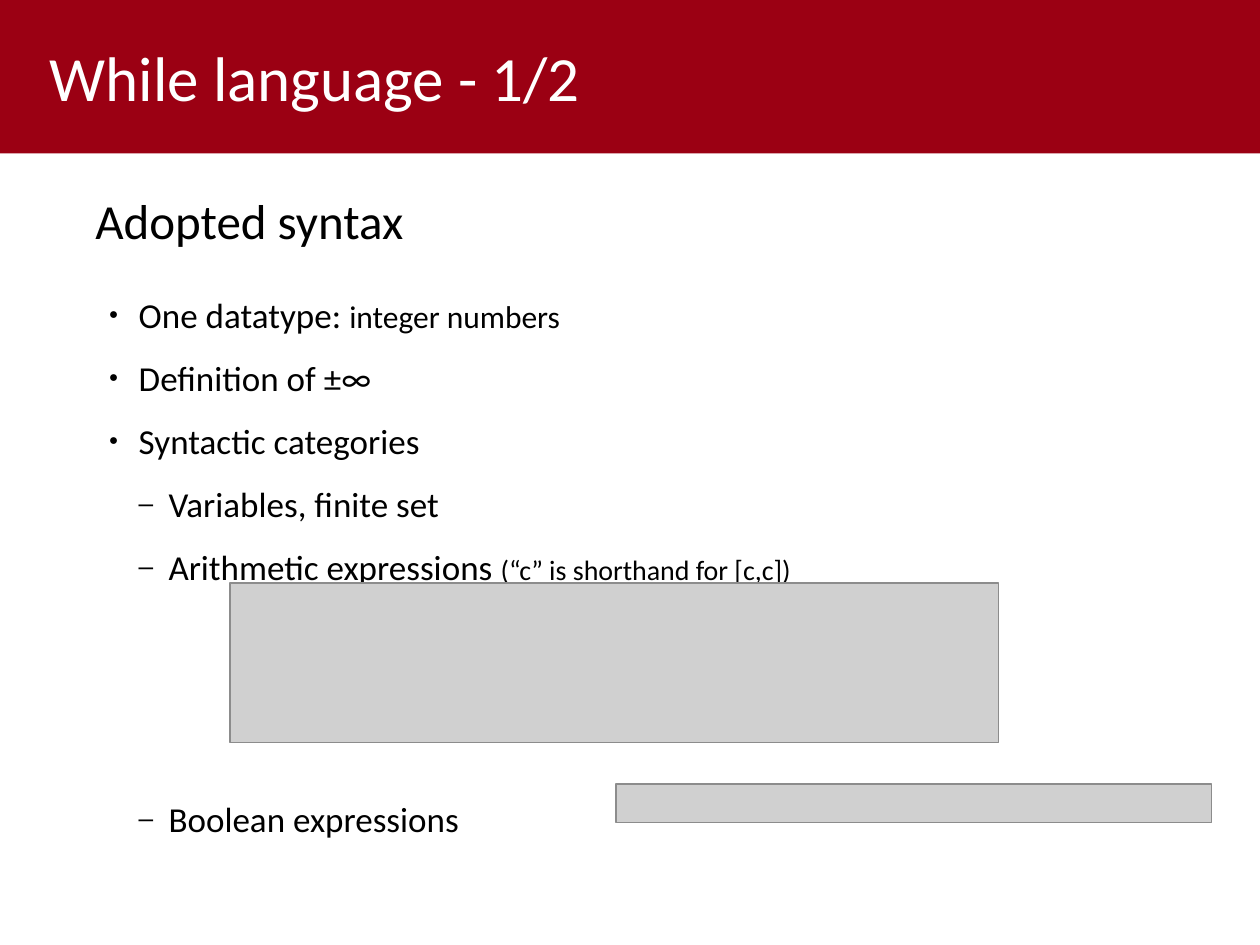
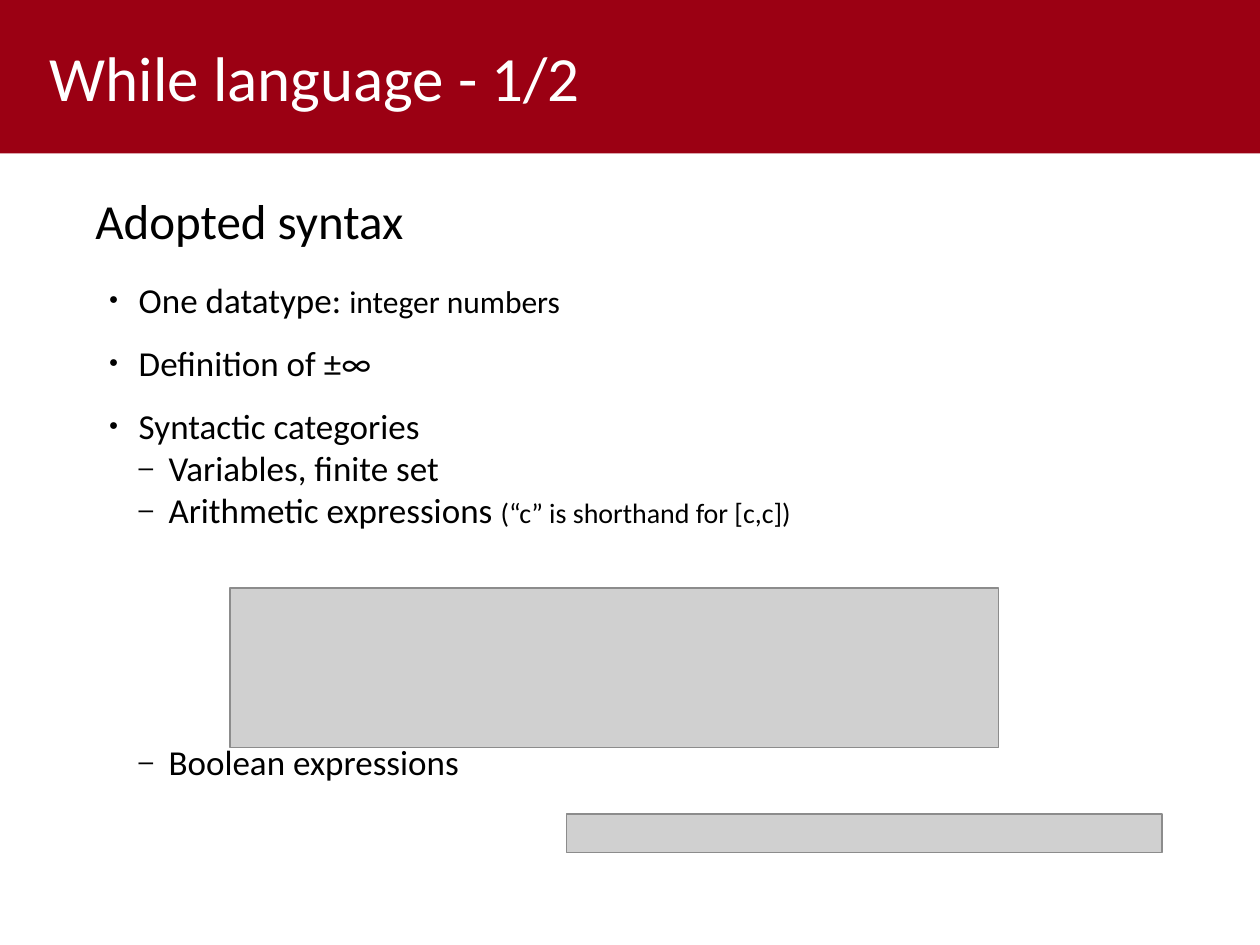
Before and after one commit to MatteoCus/abstract-while-interpreter, a slide deck: slide 4 of HomeworkB_Presentation.odp. Drawn at 1260x945 pixels with LibreOffice and Linux fonts; fonts in the diff are those of the drawing; grey boxes stand for pictures; background and template pictures are left out. Boxes give left, top, right and bottom in pixels: in the first picture for what was removed or moved away, otherwise in the second. Text is boxed around its words. In the diff, an @@ line names an element or a change of style, - is before the commit and + after.

```diff
--- a/HomeworkB_Presentation.odp
+++ b/HomeworkB_Presentation.odp
@@ text "One datatype: integer numbers": place and size @@
-text "One datatype: integer numbers" at [139, 303, 790, 838]
+text "One datatype: integer numbers" at [139, 288, 790, 781]
@@ text at [169, 456, 790, 781]: line spacing 1.5 to 1; line spacing 1.5 to 2 @@
@@ picture: place and size @@
-picture at [229, 583, 998, 743]
+picture at [229, 588, 998, 748]
@@ picture: place and size @@
-picture at [616, 784, 1212, 823]
+picture at [567, 814, 1163, 853]
```
Also in this commit, not shown: 13 other slides changed.
